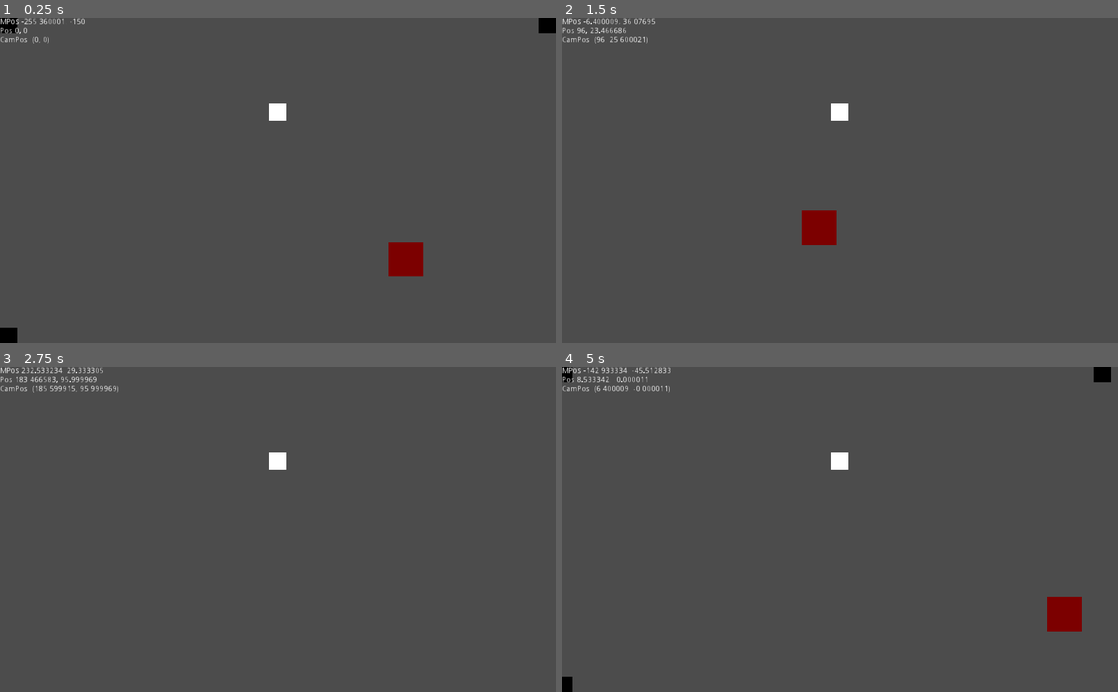
Above: before the commit, frames 1-4 (two rows, left to right).
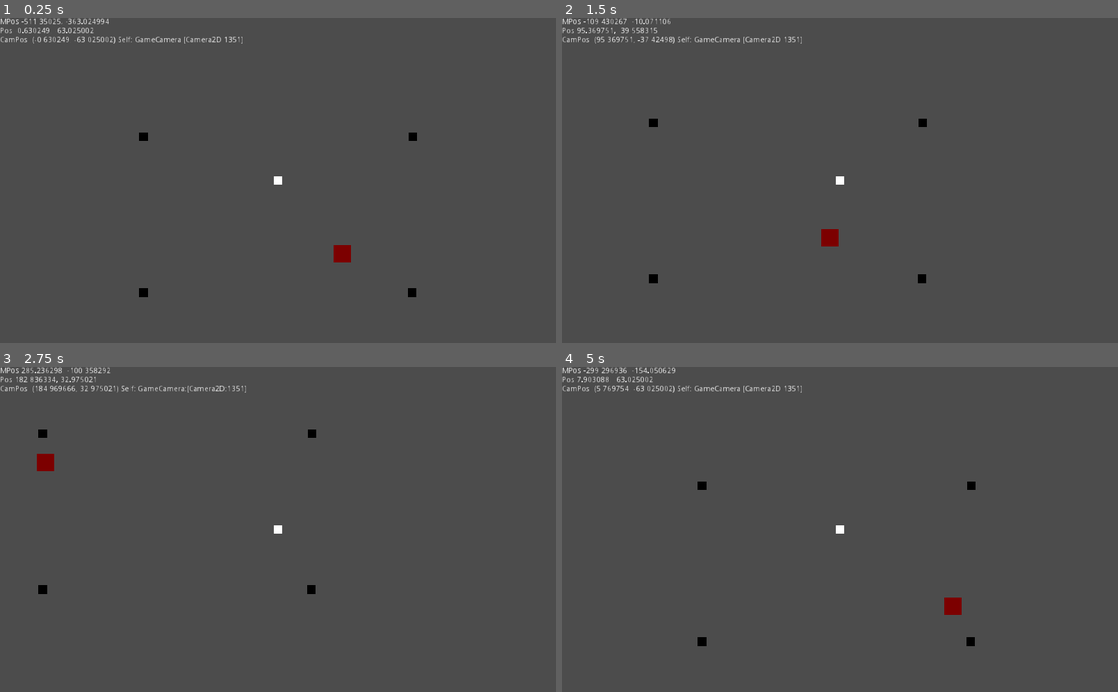
Above: after the commit, the same moments.

Repository: ozqf/zqf_godot_test
Game: Godot game, scene res://scene01.tscn
The game is run twice, just before and just after one commit, with the same random seed, the same clock (stepped at 60 frames per second) and the same inputs.
Inputs (mouse positions are in pixels of both pictures, inside the frame that each line leads up to):
- Up to frame 1 (0.25 s): no input
- Up to frame 2 (1.5 s): move the mouse to (962, 164) at 0.52 s; press the mouse at (962, 164) at 0.53 s; hold D (move_right) 0.53-1.28 s; move the mouse to (728, 196) at 1.27 s; release the mouse at (728, 196) at 1.28 s; hold S (move_backward) from 1.28 s (still down); click (728, 196) at 1.35 s
- Up to frame 3 (2.75 s): move the mouse to (333, 458) at 2.02 s; release S (move_backward) at 2.03 s; press the mouse at (333, 458) at 2.03 s; hold D (move_right) from 2.03 s (still down)
- Up to frame 4 (5 s): move the mouse to (812, 594) at 2.77 s; release D (move_right) at 2.78 s; release the mouse at (812, 594) at 2.78 s; hold W (move_forward) 2.78-3.53 s; click (812, 594) at 2.85 s; move the mouse to (1006, 578) at 3.52 s; press the mouse at (1006, 578) at 3.53 s; hold A (move_left) from 3.53 s (still down); move the mouse to (673, 480) at 4.27 s; release the mouse at (673, 480) at 4.28 s; click (673, 480) at 4.35 s

The runs differ from the first frame. In frame 1, 2.1% of the frame differs, in the area x 0-100%, y 0-100%; in frame 2, 1.4%; in frame 3, 0.9%; in frame 4, 1.9%.

Commit message:
Trying to move camera control out of game scene

Diff:
--- a/prefabs/Enemy.tscn
+++ b/prefabs/Enemy.tscn
@@ -1,12 +1,15 @@
-[gd_scene load_steps=3 format=2]
+[gd_scene load_steps=4 format=2]
 
 [ext_resource path="res://scripts/enemy.gd" type="Script" id=1]
 [ext_resource path="res://sprites/debug_red_dark.png" type="Texture" id=2]
+
+[sub_resource type="RectangleShape2D" id=1]
 
 [node name="Enemy" type="KinematicBody2D"]
 script = ExtResource( 1 )
 
 [node name="CollisionShape2D" type="CollisionShape2D" parent="."]
+shape = SubResource( 1 )
 
 [node name="debug_red_dark" type="Sprite" parent="."]
 texture = ExtResource( 2 )
--- /dev/null
+++ b/prefabs/GameCamera.tscn
@@ -0,0 +1,10 @@
+[gd_scene load_steps=2 format=2]
+
+[ext_resource path="res://scripts/z_camera_2d.gd" type="Script" id=1]
+
+[node name="GameCamera" type="Camera2D"]
+current = true
+process_mode = 0
+drag_margin_h_enabled = false
+drag_margin_v_enabled = false
+script = ExtResource( 1 )
--- a/prefabs/Player.tscn
+++ b/prefabs/Player.tscn
@@ -5,14 +5,12 @@
 
 [sub_resource type="RectangleShape2D" id=1]
 
-[node name="Player" type="Node2D"]
-
-[node name="Body" type="KinematicBody2D" parent="."]
+[node name="Player" type="KinematicBody2D"]
 script = ExtResource( 1 )
 
-[node name="CollisionShape2D" type="CollisionShape2D" parent="Body"]
+[node name="CollisionShape2D" type="CollisionShape2D" parent="."]
 shape = SubResource( 1 )
 
-[node name="debug_white" type="Sprite" parent="Body"]
+[node name="debug_white" type="Sprite" parent="."]
 scale = Vector2( 0.5, 0.5 )
 texture = ExtResource( 2 )
--- a/scene01.tscn
+++ b/scene01.tscn
@@ -5,7 +5,7 @@
 [ext_resource path="res://prefabs/Wall.tscn" type="PackedScene" id=3]
 [ext_resource path="res://prefabs/Player.tscn" type="PackedScene" id=4]
 [ext_resource path="res://prefabs/Enemy.tscn" type="PackedScene" id=5]
-[ext_resource path="res://scripts/z_camera.gd" type="Script" id=6]
+[ext_resource path="res://prefabs/GameCamera.tscn" type="PackedScene" id=6]
 
 [node name="scene" type="Node2D"]
 script = ExtResource( 1 )
@@ -17,6 +17,9 @@
 
 [node name="World" type="Node2D" parent="."]
 editor/display_folded = true
+__meta__ = {
+"_edit_lock_": true
+}
 
 [node name="Wall" parent="World" instance=ExtResource( 3 )]
 position = Vector2( -248, -144 )
@@ -27,18 +30,13 @@
 [node name="Wall3" parent="World" instance=ExtResource( 3 )]
 position = Vector2( -248, 144 )
 
+[node name="Wall4" parent="World" instance=ExtResource( 3 )]
+position = Vector2( 246.407, 144 )
+
 [node name="Player" parent="." instance=ExtResource( 4 )]
 position = Vector2( -0.630249, -63.025 )
 
 [node name="Enemy" parent="." instance=ExtResource( 5 )]
 position = Vector2( 53.5903, 40.7351 )
 
-[node name="Camera2D" type="Camera2D" parent="."]
-position = Vector2( 0.630249, 0 )
-current = true
-zoom = Vector2( 0.5, 0.5 )
-drag_margin_left = 0.0
-drag_margin_top = 0.0
-drag_margin_right = 0.0
-drag_margin_bottom = 0.0
-script = ExtResource( 6 )
+[node name="GameCamera" parent="." instance=ExtResource( 6 )]
--- a/scripts/game_scene.gd
+++ b/scripts/game_scene.gd
@@ -5,20 +5,11 @@
 
 var _spawnMax: float = 1
 var _spawnTick: float = 1
-var cam: Camera2D
-var plyr: Node2D
 
 func _ready():
 	print("Begin game scene")
-	cam = $Camera2D
-	plyr = $Player
-	print("Camera: " + str(cam))
-	print("Player: " + str(plyr))
 
 func _process(delta):
-	cam.position = plyr.get_node("Body").position
-	var camTxt: String = "CamPos: " + str(cam.position)
-	globals.debugCamPos = camTxt
 	if _spawnTick >= _spawnMax:
 		_spawnTick = _spawnMax
 		#var enemy = _enemyPrefab.instance()
--- a/scripts/z_camera.gd
+++ /dev/null
@@ -1,11 +0,0 @@
-extends Node2D
-
-func _ready():
-	pass # Replace with function body.
-
-func _process(delta):
-	#Globals.set("currentCamera", self)
-	# Get the globals singleton
-	var mPos = get_global_mouse_position ()
-	var globals = get_node("/root/globals")
-	pass
--- /dev/null
+++ b/scripts/z_camera_2d.gd
@@ -0,0 +1,11 @@
+extends Camera2D
+
+func _physics_process(_delta):
+	var plyr: Node2D = get_tree().get_root().get_node("scene").get_node("Player")
+	globals.debugCamPos = "Cam plyr found: " + str(plyr) + "\n"
+	if plyr == null:
+		globals.debugCamPos += "CamPos: No player\n"
+		return
+	self.position = plyr.position
+	var camTxt: String = "CamPos: " + str(self.position) + " Self: " + str(self)
+	globals.debugCamPos = camTxt
